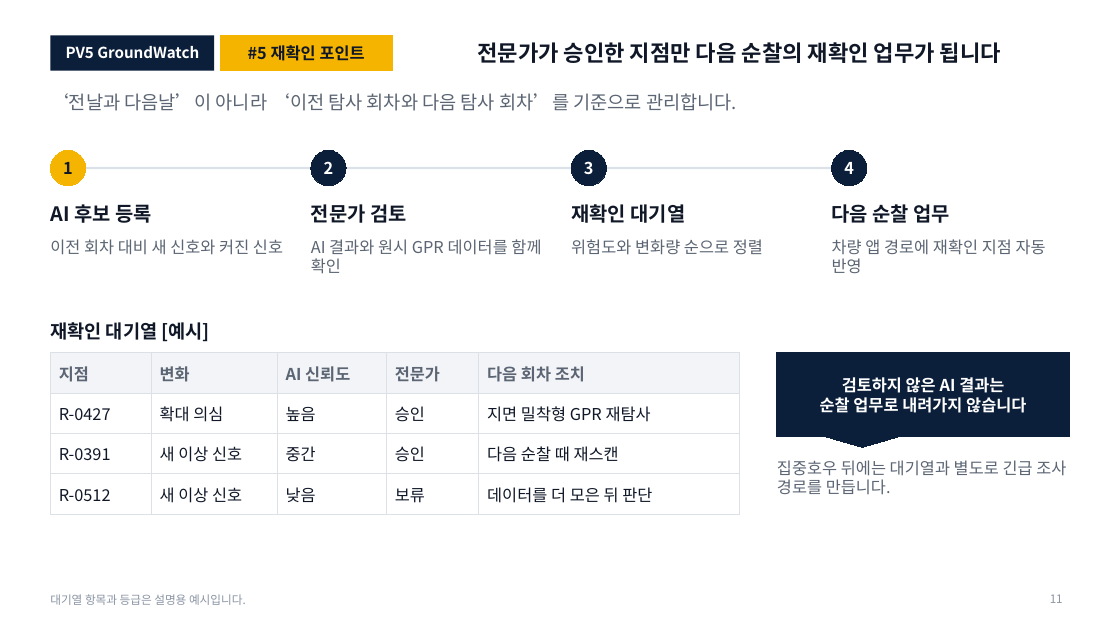
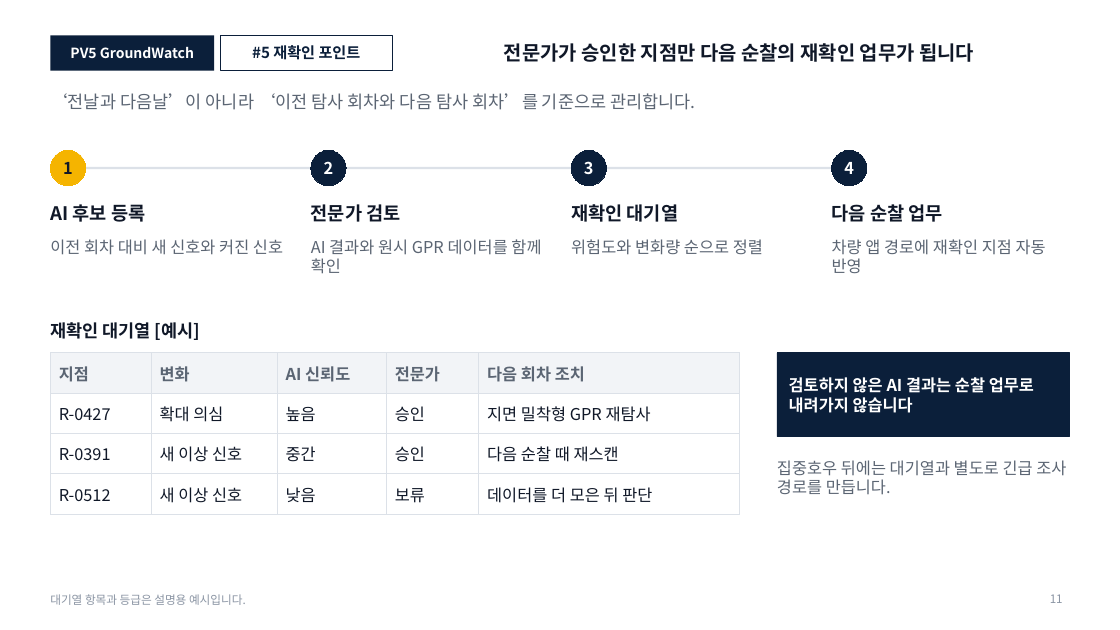
Before and after one commit to woojin-choe/pv5-hose-lab, a slide deck: slide 11 of groundwatch/PV5_GroundWatch.pptx. Drawn at 1120x630 pixels with LibreOffice and Linux fonts; fonts in the diff are those of the drawing. Boxes give left, top, right and bottom in pixels: in the first picture for what was removed or moved away, otherwise in the second. Text is boxed around its words. In the diff, an @@ line names an element or a change of style, - is before the commit and + after.

```diff
--- a/groundwatch/PV5_GroundWatch.pptx
+++ b/groundwatch/PV5_GroundWatch.pptx
@@ text "PV5 GroundWatch" at [70, 47, 194, 58]: size 13 to 12 pt @@
@@ rectangle "#5 재확인 포인트" at [220, 35, 392, 71]: size 14 to 13 pt, text colour #101828 to #0B1F3A; fill #F5B400 to #FFFFFF; outline #F5B400 0.75 pt to #0B1F3A 1 pt @@
@@ title "전문가가 승인한 지점만 다음 순찰의 ..." at [504, 43, 974, 62]: size 19 to 17 pt @@
@@ text "‘전날과 다음날’이 아니라 ‘이전 탐사 ..." at [50, 93, 695, 110]: size 16 to 15 pt @@
@@ size 17 to 16 pt in 4 elements at [50, 204, 145, 222], [311, 204, 400, 222], [571, 204, 678, 222], [832, 204, 943, 222] @@
@@ text "재확인 대기열 [예시]" at [50, 322, 200, 340]: size 16 to 15 pt @@
@@ rectangle "검토하지 않은 AI 결과는 순찰 ..." at [777, 353, 1070, 437]: speech box to rectangle @@
@@ text in rectangle at [789, 377, 1034, 413]: text changed @@
-검토하지 않은 AI 결과는
-순찰 업무로 내려가지 않습니다
+검토하지 않은 AI 결과는 순찰 업무로 내려가지 않습니다
```
Also in this commit, not shown: 26 other slides changed, 38 other files.
